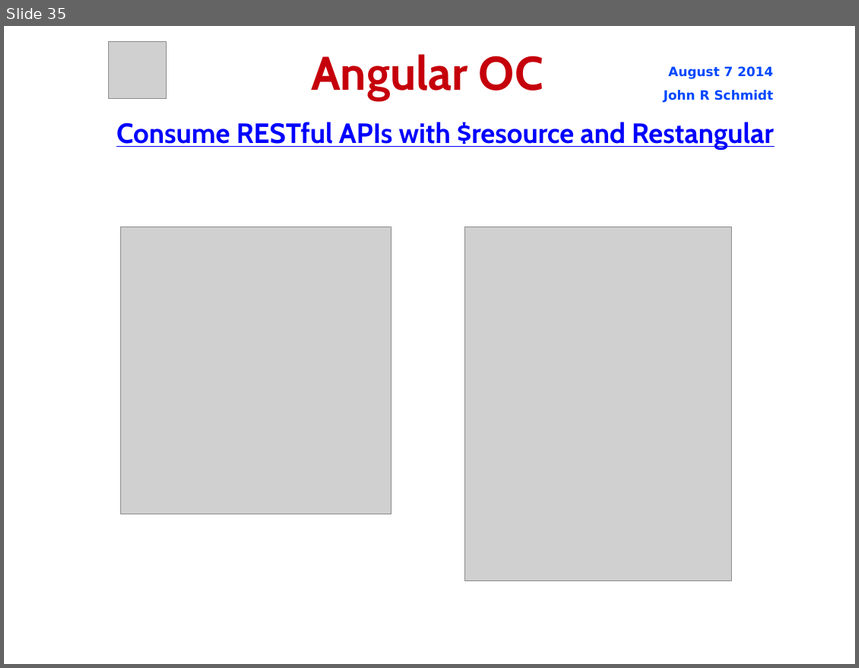
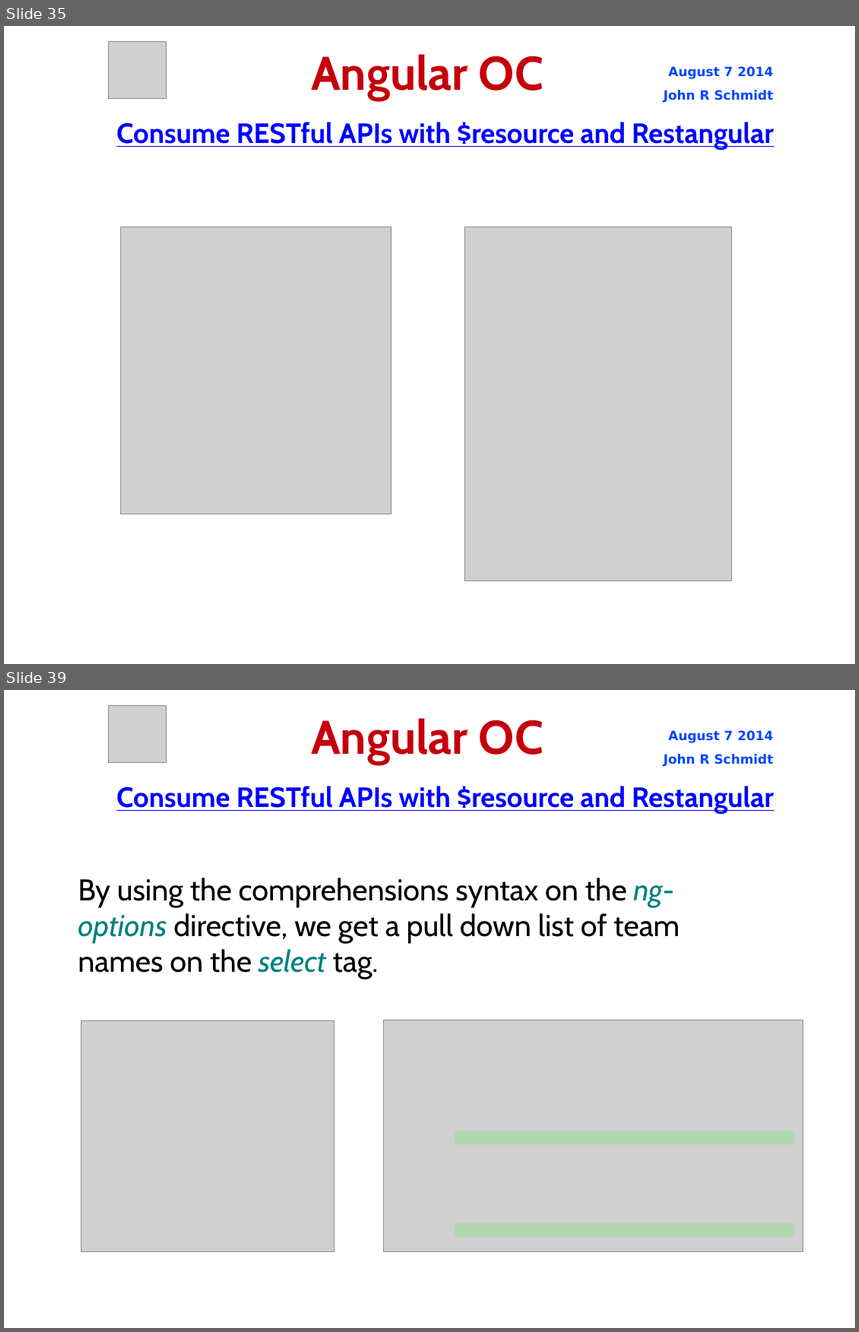
Before and after one commit to jrschmidt/fifa-angular-rest-demo, a slide deck: fifa.odp. Shown one above the other, each under a label of ours: slide 35 before the commit, slides 35 and 39 after it; the slides between them are not shown. The pictures are 859x668 and 859x1332 pixels, drawn with LibreOffice and Linux fonts; fonts in the diff are those of the drawing; grey boxes stand for pictures; background and template pictures are left out. Boxes give left, top, right and bottom in pixels: in the first picture for what was removed or moved away, otherwise in the second. Text is boxed around its words. In the diff, an @@ line names an element or a change of style, - is before the commit and + after.

```diff
--- a/fifa.odp
+++ b/fifa.odp
@@ slide 39 added at [4, 690, 855, 1328], background picture (left out) @@
@@ picture added at [108, 705, 166, 763] @@
@@ title added at [311, 718, 544, 764], 44 pt, text #C5000B, bold @@
+Angular OC
@@ text added at [664, 730, 774, 767], 12 pt, text #0047FF, bold @@
+August 7 2014
+John R Schmidt
@@ text added at [116, 786, 774, 814], 26 pt, text #0000FF, bold, underline @@
+Consume RESTful APIs with $resource and Restangular
@@ subtitle added at [78, 878, 680, 980], 28 pt, text #000000 @@
+By using the comprehensions syntax on the ng-options directive, we get a pull down list of team names on the select tag.
@@ picture added at [82, 1021, 335, 1252] @@
@@ picture added at [383, 1021, 804, 1252] @@
@@ line added from (455, 1138) to (795, 1138), #00FF00 12.95 pt @@
@@ line added from (455, 1230) to (795, 1230), #00FF00 12.95 pt @@
```
Also in this commit, not shown: 3 slides changed, 4 other slides added, 18 other files.
